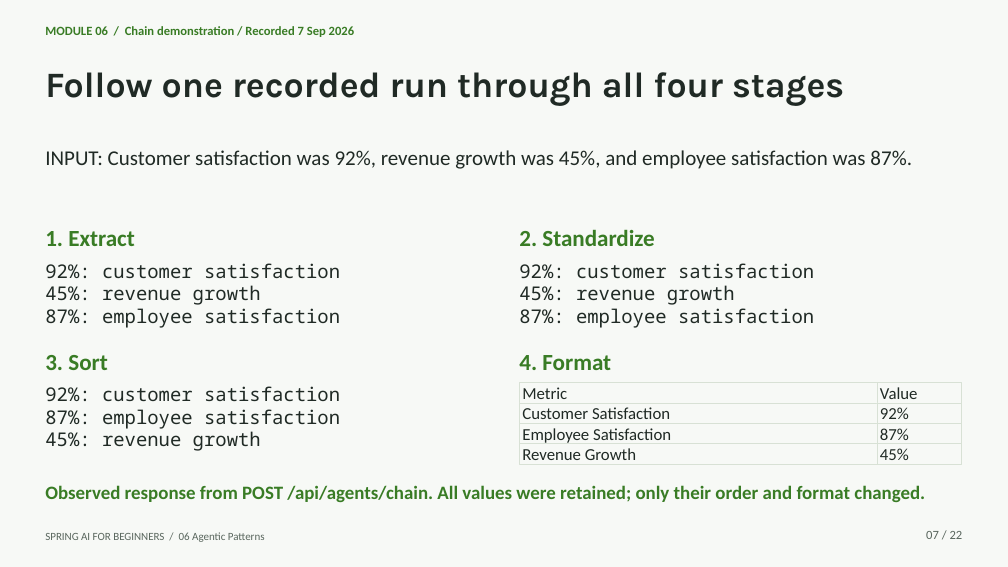
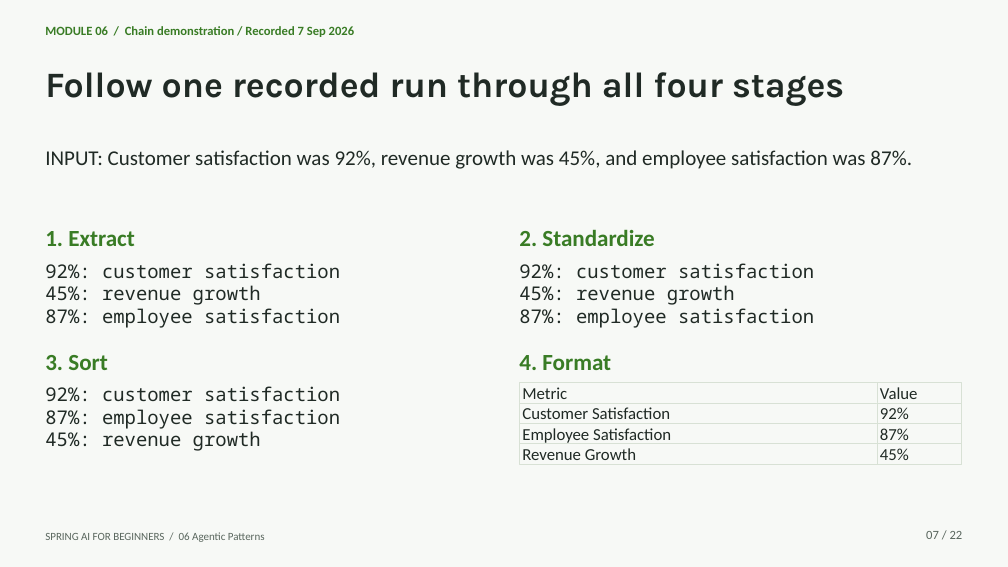
Before and after one commit to microsoft/Spring-AI-for-Beginners, a slide deck: slide 7 of presentations/06-agentic-patterns-with-spring-ai.pptx. Drawn at 1008x567 pixels with LibreOffice and Linux fonts; fonts in the diff are those of the drawing. Boxes give left, top, right and bottom in pixels: in the first picture for what was removed or moved away, otherwise in the second. Text is boxed around its words. In the diff, an @@ line names an element or a change of style, - is before the commit and + after.

```diff
--- a/presentations/06-agentic-patterns-with-spring-ai.pptx
+++ b/presentations/06-agentic-patterns-with-spring-ai.pptx
@@ text removed at <box>45,485,925,502</box> @@
-Observed response from POST /api/agents/chain. All values were retained; only their order and format changed.
```
Also in this commit, not shown: 19 other slides changed, 1 slide added, 1 slide removed, 5 other files.
